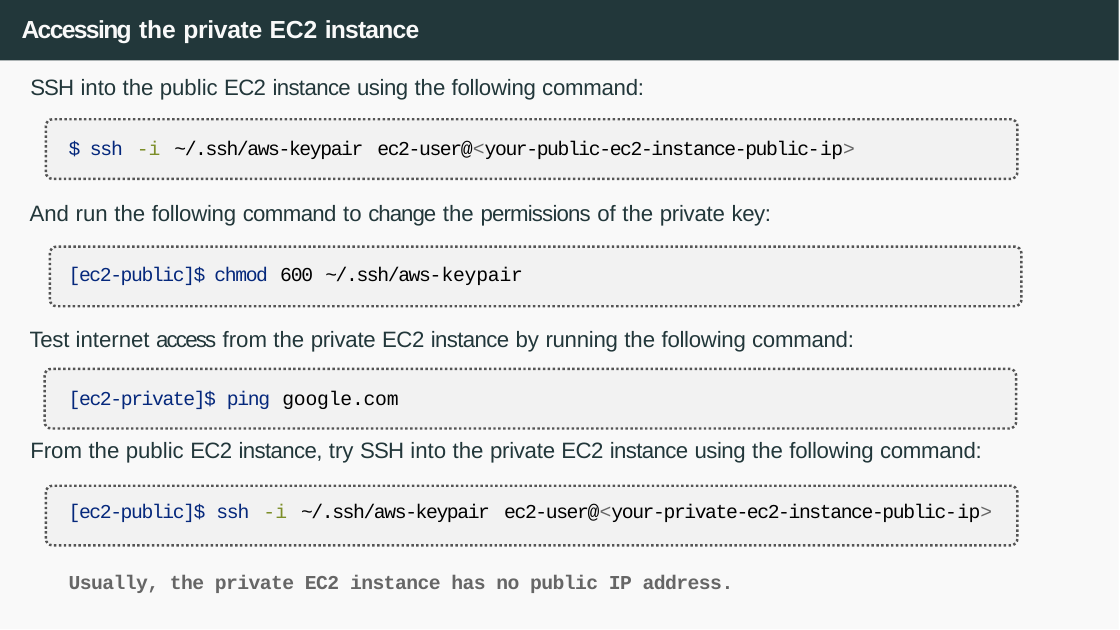
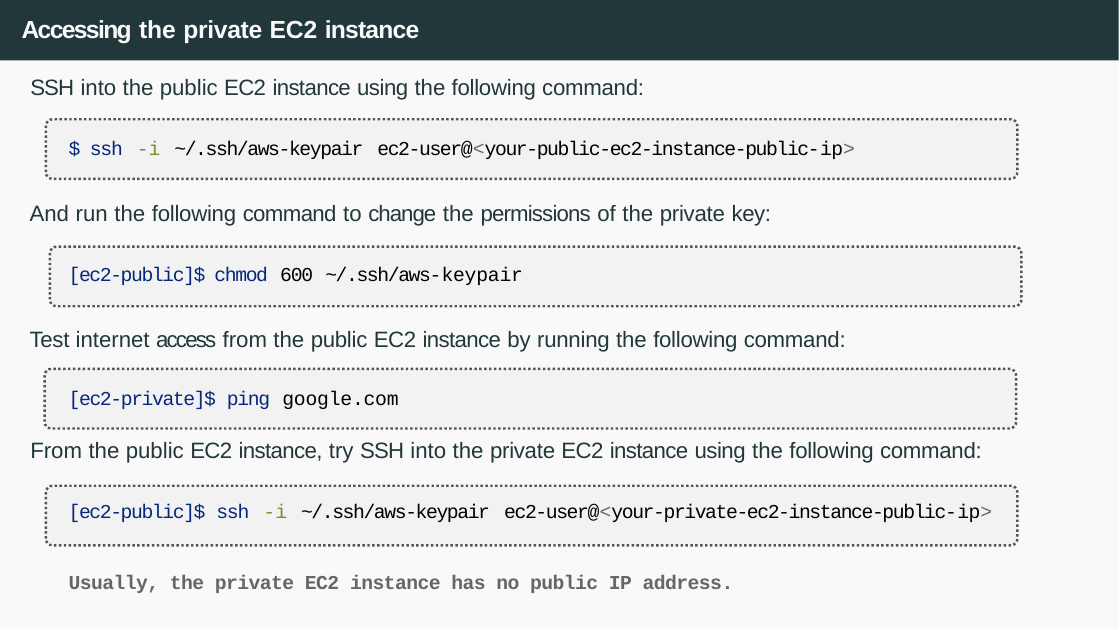
Before and after one commit to francescsolsonatehas/HPDCB, a slide deck: slide 61 of src/slides/Session 6 & 7 - AWS Networking-2026.pptx. Drawn at 1120x630 pixels with LibreOffice and Linux fonts; fonts in the diff are those of the drawing. Boxes give left, top, right and bottom in pixels: in the first picture for what was removed or moved away, otherwise in the second. Text is boxed around its words. In the diff, an @@ line names an element or a change of style, - is before the commit and + after.

```diff
--- a/src/slides/Session 6 & 7 - AWS Networking-2026.pptx
+++ b/src/slides/Session 6 & 7 - AWS Networking-2026.pptx
@@ text at (x1=30, y1=331, x2=846, y2=352): text changed @@
-Test internet access from the private EC2 instance by running the following command:
+Test internet access from the public EC2 instance by running the following command:
```
Also in this commit, not shown: 2 other files.
